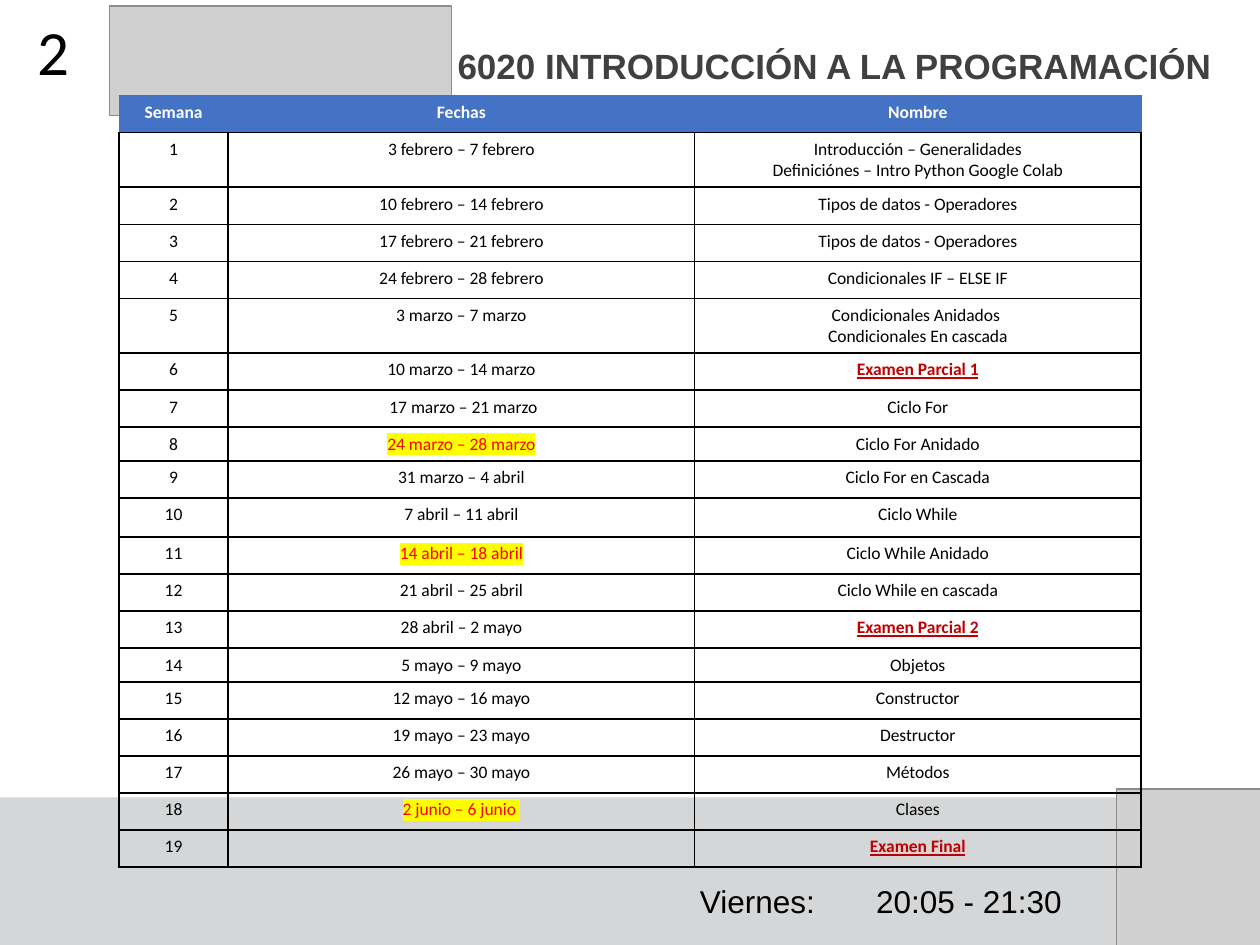
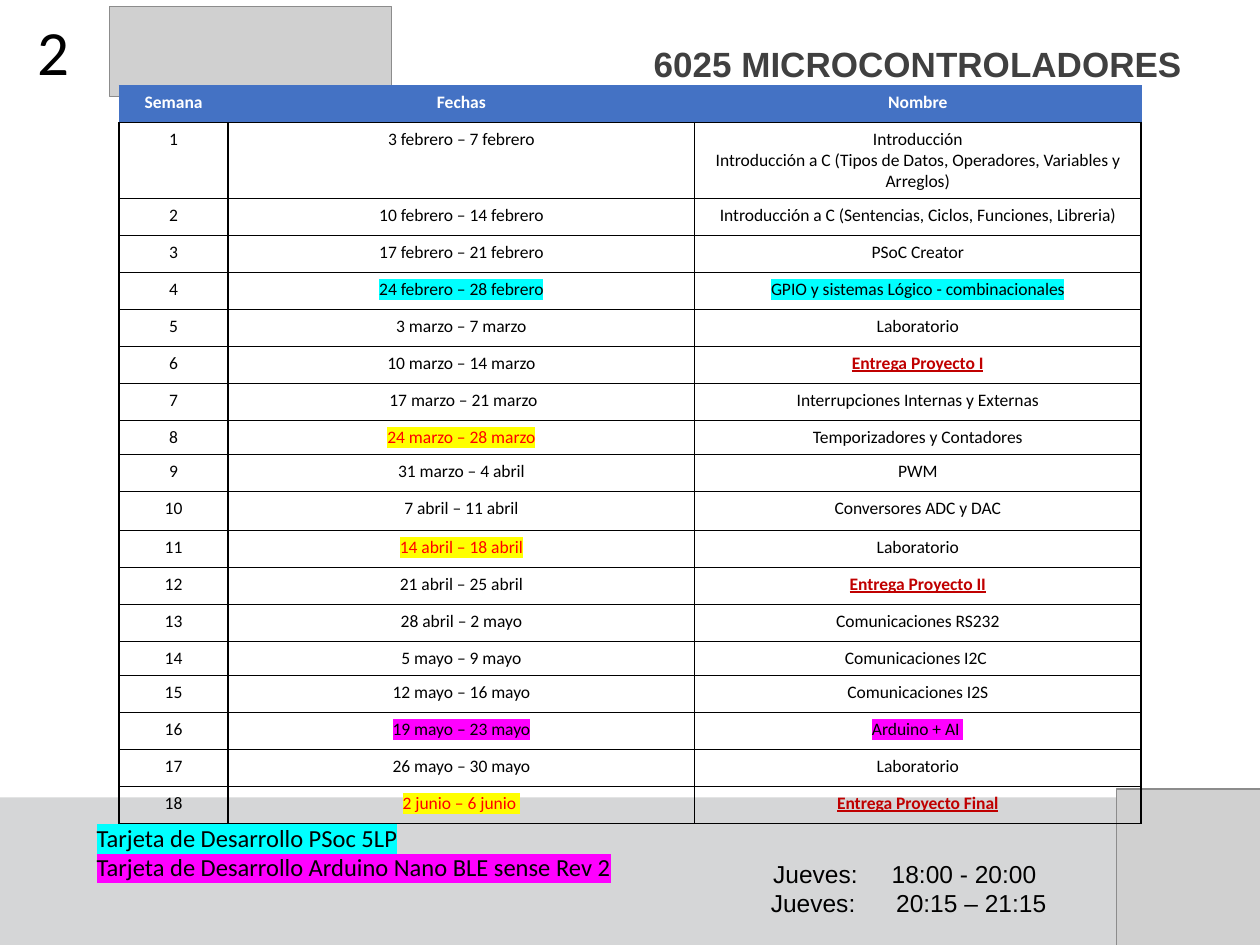
Before and after one commit to F4bian1012/Microcontroladores, a slide deck: slide 2 of Sesión_0/Operadores.pptx. Drawn at 1260x945 pixels with LibreOffice and Linux fonts; fonts in the diff are those of the drawing; grey boxes stand for pictures. Boxes give left, top, right and bottom in pixels: in the first picture for what was removed or moved away, otherwise in the second. Text is boxed around its words. In the diff, an @@ line names an element or a change of style, - is before the commit and + after.

```diff
--- a/Sesión_0/Operadores.pptx
+++ b/Sesión_0/Operadores.pptx
@@ picture: place and size @@
-picture at [110,6,452,116]
+picture at [110,6,392,97]
@@ text at [654,52,1181,78]: text changed @@
-6020 INTRODUCCIÓN A LA PROGRAMACIÓN
+6025 MICROCONTROLADORES
@@ table at [118,86,1140,824] @@
-row 2: 1 | 3 febrero – 7 febrero | Introducción – Generalidades / Definiciónes – Intro Python Google Colab
-row 3: 2 | 10 febrero – 14 febrero | Tipos de datos - Operadores
-row 4: 3 | 17 febrero – 21 febrero | Tipos de datos - Operadores
-row 5: 4 | 24 febrero – 28 febrero | Condicionales IF – ELSE IF
-row 6: 5 | 3 marzo – 7 marzo | Condicionales Anidados / Condicionales En cascada
-row 7: 6 | 10 marzo – 14 marzo | Examen Parcial 1
-row 8: 7 | 17 marzo – 21 marzo | Ciclo For
-row 9: 8 | 24 marzo – 28 marzo | Ciclo For Anidado
-row 10: 9 | 31 marzo – 4 abril | Ciclo For en Cascada
-row 11: 10 | 7 abril – 11 abril | Ciclo While
-row 12: 11 | 14 abril – 18 abril | Ciclo While Anidado
-row 13: 12 | 21 abril – 25 abril | Ciclo While en cascada
-row 14: 13 | 28 abril – 2 mayo | Examen Parcial 2
-row 15: 14 | 5 mayo – 9 mayo | Objetos
-row 16: 15 | 12 mayo – 16 mayo | Constructor
-row 17: 16 | 19 mayo – 23 mayo | Destructor
-row 18: 17 | 26 mayo – 30 mayo | Métodos
-row 19: 18 | 2 junio – 6 junio | Clases
-row 20: 19 |  | Examen Final
+row 2: 1 | 3 febrero – 7 febrero | Introducción / Introducción a C (Tipos de Datos, Operadores, Variables y Arreglos)
+row 3: 2 | 10 febrero – 14 febrero | Introducción a C (Sentencias, Ciclos, Funciones, Libreria)
+row 4: 3 | 17 febrero – 21 febrero | PSoC Creator
+row 5: 4 | 24 febrero – 28 febrero | GPIO y sistemas Lógico - combinacionales
+row 6: 5 | 3 marzo – 7 marzo | Laboratorio
+row 7: 6 | 10 marzo – 14 marzo | Entrega Proyecto I
+row 8: 7 | 17 marzo – 21 marzo | Interrupciones Internas y Externas
+row 9: 8 | 24 marzo – 28 marzo | Temporizadores y Contadores
+row 10: 9 | 31 marzo – 4 abril | PWM
+row 11: 10 | 7 abril – 11 abril | Conversores ADC y DAC
+row 12: 11 | 14 abril – 18 abril | Laboratorio
+row 13: 12 | 21 abril – 25 abril | Entrega Proyecto II
+row 14: 13 | 28 abril – 2 mayo | Comunicaciones RS232
+row 15: 14 | 5 mayo – 9 mayo | Comunicaciones I2C
+row 16: 15 | 12 mayo – 16 mayo | Comunicaciones I2S
+row 17: 16 | 19 mayo – 23 mayo | Arduino + AI
+row 18: 17 | 26 mayo – 30 mayo | Laboratorio
+row 19: 18 | 2 junio – 6 junio | Entrega Proyecto Final
@@ table: place and size @@
-table at [118,96,1140,867]
+table at [118,86,1140,824]
@@ text added at [97,830,610,881], 14 pt, text #000000 @@
+Tarjeta de Desarrollo PSoc 5LP
+Tarjeta de Desarrollo Arduino Nano BLE sense Rev 2
@@ text at [771,866,1046,913]: text changed; size 18 to 14 pt @@
-Viernes: 20:05 - 21:30
+Jueves: 18:00 - 20:00
+Jueves: 20:15 – 21:15
```
Also in this commit, not shown: 5 other slides changed, 3 slides removed, 10 other files.
